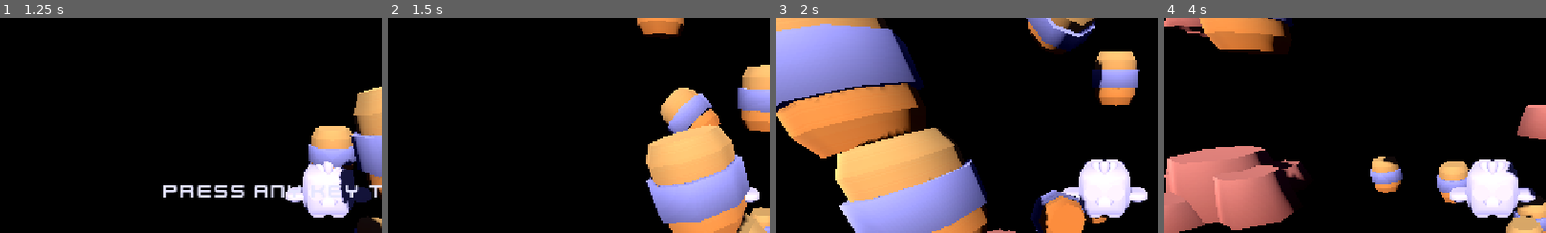
Above: before the commit, frames 1-4 (left to right).
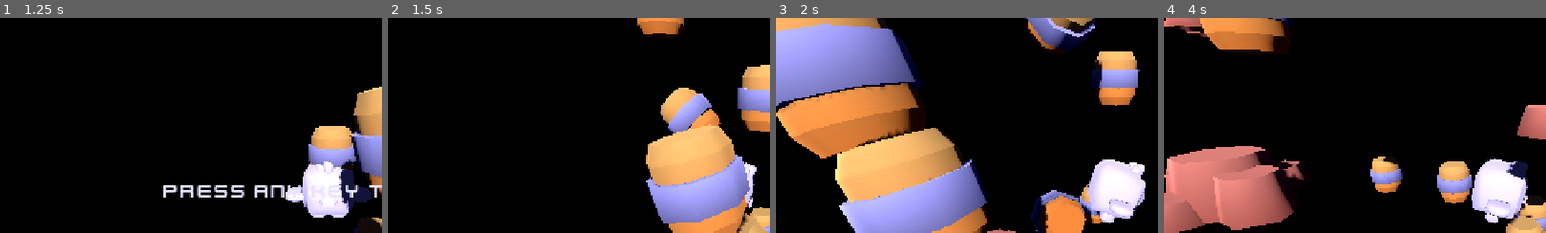
Above: after the commit, the same moments.

Repository: Dinozor/space-jumper
Game: Godot game, scene res://game/main/main.tscn
Two runs of this game, one before a commit and one after it. Both use one fixed random seed, a clock stepped at 60 frames per second and the inputs below.
Inputs (mouse positions are % of the whole screen's width and height, from its top left):
- Up to frame 1 (1.25 s): click "Play" at 0.5 s
- Up to frame 2 (1.5 s): tap Enter at 1.25 s; move the mouse to (72, 45) at 1.27 s; hold D (move_right) from 1.28 s (still down); click (72, 45) at 1.42 s
- Up to frame 3 (2 s): keep holding D (move_right)
- Up to frame 4 (4 s): move the mouse to (30, 55) at 2.02 s; release D (move_right) at 2.03 s; hold S (move_back) 2.03-2.75 s; click "Restart" at 2.75 s; tap Enter at 3.5 s; move the mouse to (60, 28) at 3.52 s; hold D (move_right) from 3.53 s (still down)
The pictures show only the part of the screen within x 7-57%, y 8-58%; the shares and areas given below are measured in that part.

Frame 1 is identical in both runs. In frame 2, 0.4% of the frame differs, in the area x 93-98%, y 67-89%; in frame 3, 2.6%, in the area x 74-98%, y 65-96%; in frame 4, 2.6%.

Commit message:
feat(player): rotate mesh to face movement direction and tilt on bounce
Yaw: mesh smoothly turns to face the horizontal velocity direction.
Pitch: mesh leans back on bounce (positive Y velocity) and forward
when falling, normalized against BOUNCE_FORCE. Only the visual Mesh
child rotates — CharacterBody3D stays axis-aligned for physics.

rotation_speed and max_tilt_angle are @export for editor tuning.

Co-Authored-By: Claude Sonnet 4.6 <noreply@anthropic.com>

Diff:
--- a/game/player/player.gd
+++ b/game/player/player.gd
@@ -11,15 +11,21 @@
 const BOUNCE_FORCE: float = 12.0
 const GRAVITY: float = -20.0
 
+@export var rotation_speed: float = 10.0
+@export var max_tilt_angle: float = 0.35
+
 var stats: PlayerStats = PlayerStats.new()
 
 var _velocity: Vector3 = Vector3.ZERO
+
+@onready var _mesh: Node3D = $Mesh
 
 
 func _physics_process(delta: float) -> void:
 	_apply_gravity(delta)
 	_apply_movement()
 	_apply_velocity(delta)
+	_rotate_mesh(delta)
 
 
 func bounce(normal: Vector3) -> void:
@@ -52,3 +58,14 @@
 	velocity = _velocity
 	move_and_slide()
 	_velocity = velocity
+
+
+func _rotate_mesh(delta: float) -> void:
+	var flat := Vector3(_velocity.x, 0.0, _velocity.z)
+	if flat.length_squared() > 0.1:
+		var target_yaw: float = atan2(flat.x, flat.z)
+		_mesh.rotation.y = lerp_angle(_mesh.rotation.y, target_yaw, rotation_speed * delta)
+	var normalized_vy: float = clamp(_velocity.y / BOUNCE_FORCE, -1.0, 1.0)
+	_mesh.rotation.x = lerp(
+		_mesh.rotation.x, -normalized_vy * max_tilt_angle, rotation_speed * delta
+	)
